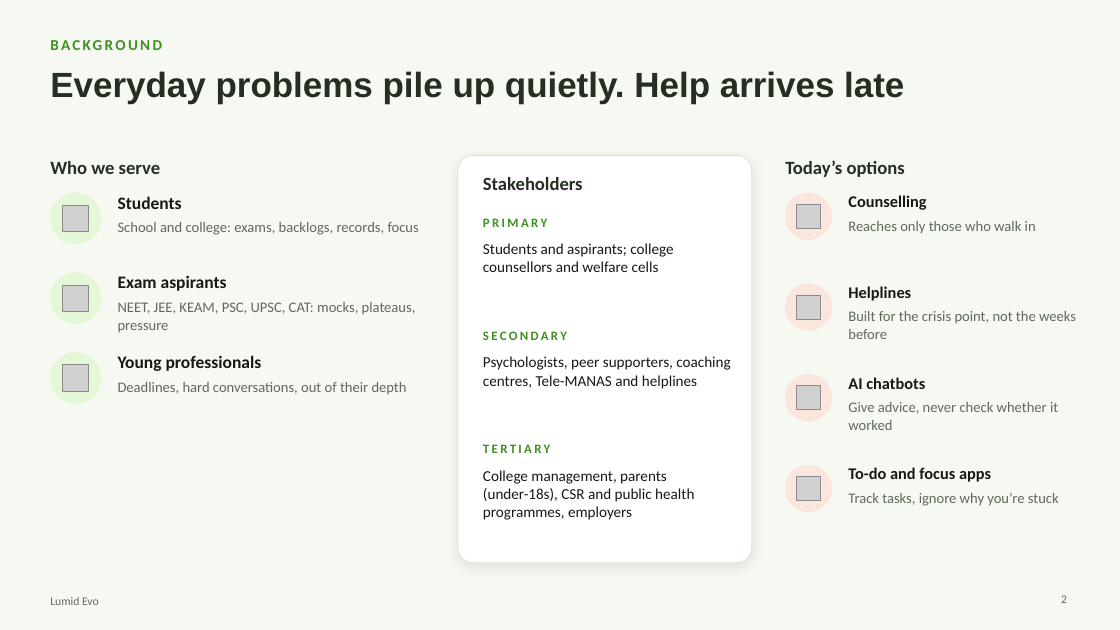
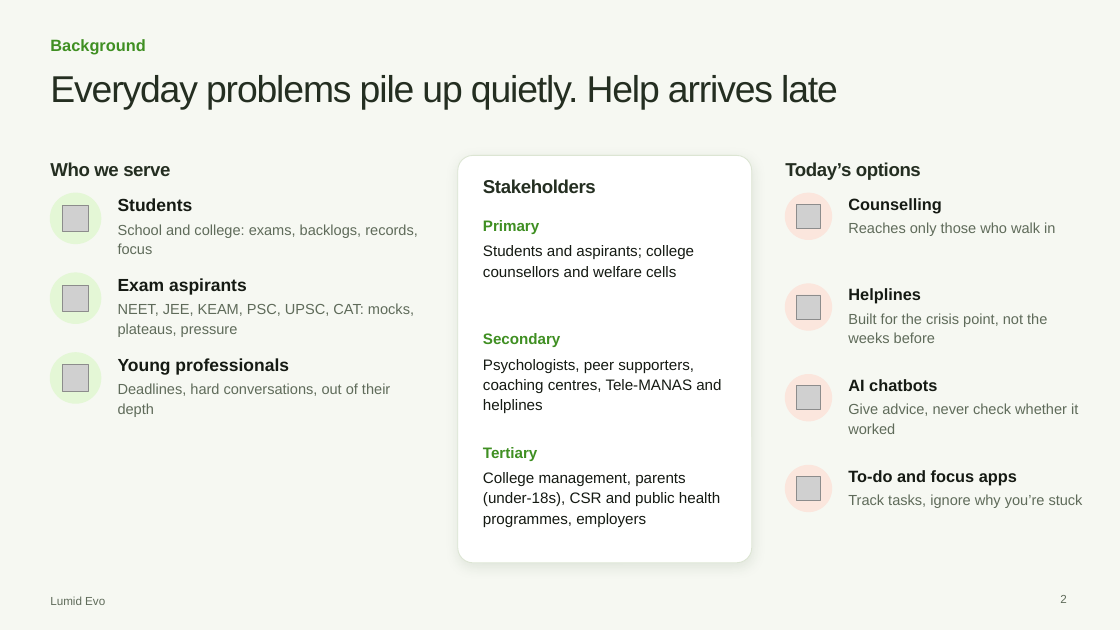
Before and after one commit to riyan-hx/Lumid-Evo-Ai, a slide deck: slide 2 of Lumid-Evo-Pitch.pptx. Drawn at 1120x630 pixels with LibreOffice and Linux fonts; fonts in the diff are those of the drawing; grey boxes stand for pictures. Boxes give left, top, right and bottom in pixels: in the first picture for what was removed or moved away, otherwise in the second. Text is boxed around its words. In the diff, an @@ line names an element or a change of style, - is before the commit and + after.

```diff
--- a/Lumid-Evo-Pitch.pptx
+++ b/Lumid-Evo-Pitch.pptx
@@ text at (x1=50, y1=39, x2=145, y2=55): text changed; size 13 to 14 pt; font Calibri to Arial @@
-BACKGROUND
+Background
@@ title "Everyday problems pile up quietly. ..." at (x1=50, y1=75, x2=838, y2=109): size 30 to 32 pt, letter spacing 0 to -1 pt, bold off; line spacing 1 to 1.06 @@
@@ font Calibri to Arial, letter spacing 0 to -0.3 pt; line spacing 1 to 1.12 in 3 elements at (x1=50, y1=162, x2=170, y2=176), (x1=483, y1=179, x2=596, y2=193), (x1=785, y1=162, x2=921, y2=180) @@
@@ text at (x1=483, y1=220, x2=539, y2=234): text changed; size 11 to 13 pt; font Calibri to Arial @@
-PRIMARY
+Primary
@@ text at (x1=483, y1=333, x2=560, y2=347): text changed; size 11 to 13 pt; font Calibri to Arial @@
-SECONDARY
+Secondary
@@ text at (x1=483, y1=447, x2=537, y2=461): text changed; size 11 to 13 pt; font Calibri to Arial @@
-TERTIARY
+Tertiary
@@ font Calibri to Arial; line spacing 1 to 1.12 in 17 elements at (x1=118, y1=198, x2=193, y2=211), (x1=118, y1=224, x2=418, y2=254), (x1=118, y1=278, x2=247, y2=295), (x1=118, y1=303, x2=414, y2=337), (x1=118, y1=358, x2=289, y2=375), (x1=118, y1=383, x2=390, y2=417), (x1=483, y1=245, x2=694, y2=277), (x1=483, y1=359, x2=721, y2=413), (x1=483, y1=472, x2=720, y2=527), (x1=848, y1=198, x2=941, y2=213), (x1=848, y1=222, x2=1055, y2=236), (x1=848, y1=288, x2=921, y2=304), (x1=848, y1=313, x2=1047, y2=343), (x1=848, y1=379, x2=937, y2=391), (x1=848, y1=403, x2=1078, y2=434), (x1=848, y1=470, x2=1017, y2=486), (x1=848, y1=494, x2=1083, y2=508) @@
@@ text "Lumid Evo" at (x1=50, y1=596, x2=105, y2=605): font Calibri to Arial @@
```
Also in this commit, not shown: 9 other slides changed.
